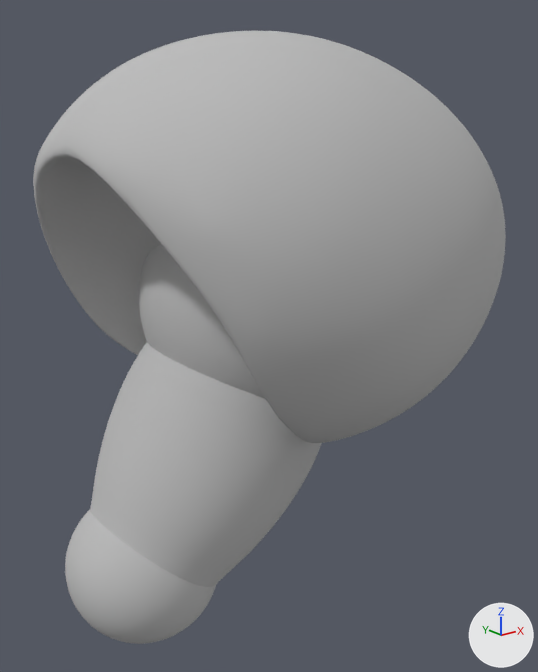
The OBJ model Final_Project/model/uparmR.obj, before and after one commit.
One viewpoint serves both versions: a camera (50 mm lens) standing at (-0.875, -0.655, 1.564) and looking at (-0.423, -0.089, 1.338). Every picture has the same lights, and +X, +Y and +Z are marked at lower right. Where no turn or scale is listed for an object, it has been applied to the vertices.

The first picture shows 'uparmR'.
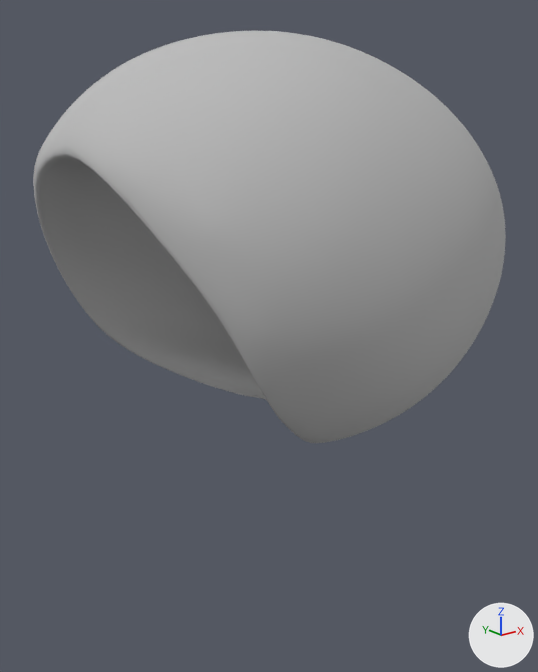
Changed parts and their boxes (x1, y1, x2, y2) in the pictures (538 x 672 px):
'uparmR', reshaped (33% shorter): before (33, 30, 506, 644); after (33, 30, 506, 443)
part 1 of me_uparmr, deleted: before (90, 343, 322, 587)
part 2 of me_uparmr, deleted: before (65, 510, 216, 644)
part 3 of me_uparmr, deleted: before (139, 245, 266, 399)

Edits to the bpy script that builds the scene:
```text
Change me_uparmr:
    used by ob_uparmr; location = (0.0, 0.0, 0.0)
    remove me_uparmr.from_pydata(...)  # 16764 vertices, 16760 faces; spans x -0.648..-0.205, y -0.304..0.134, z 1.058..1.626
    add me_uparmr.from_pydata(...)  # 6582 vertices, 6584 faces; spans x -0.624..-0.205, y -0.304..0.134, z 1.246..1.626
    me_uparmr part 1: the loose piece of 4226 vertices spanning x -0.62..-0.343, y -0.183..0.025, z 1.096..1.402 is deleted
    me_uparmr part 2: the loose piece of 2978 vertices spanning x -0.648..-0.5, y -0.156..-0.003, z 1.058..1.204 is deleted
    me_uparmr part 3: 2978 vertices removed from x -0.545..-0.282, y -0.214..0.055, z 1.244..1.503
```
